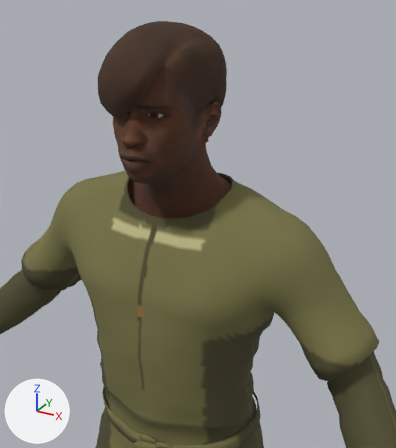
What one commit did to the glTF model apps/client/src/props/art-study/source-tavin/tavin-field-tunic-motion.glb.
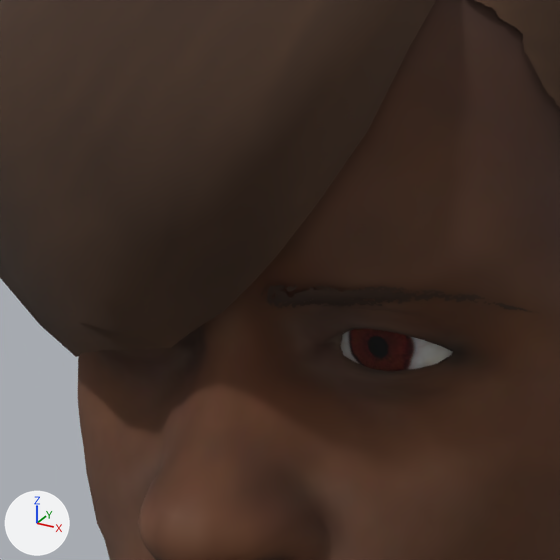
Each version appears first from a camera (50 mm lens) standing at (0.499, -0.722, 1.907) and looking at (0.119, -0.032, 1.562), and next in a close-up on the part from 26% to 45% of the width and 15% to 32% of the height. The axes (+X, +Y, +Z) are drawn at lower left. The lights are the same throughout. The first two pictures are the older version. Where no turn or scale is listed for an object, it has been applied to the vertices.

Objects in the first close-up: 'Tavin Vale field-tunic', 'Tavin Vale field-tunic.eyebrow001', 'Tavin Vale field-tunic.low-poly', 'Tavin Vale field-tunic.short03'.
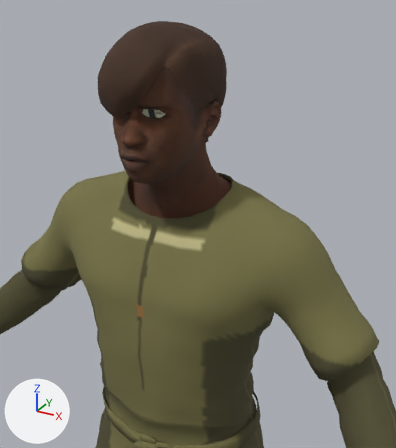
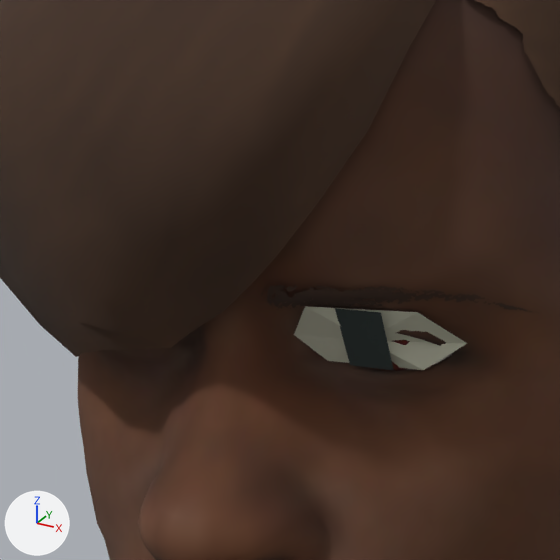
Diff of the bpy script that builds the scene:
```diff
--- a/apps/client/src/props/art-study/source-tavin/tavin-field-tunic-motion.glb.py
+++ b/apps/client/src/props/art-study/source-tavin/tavin-field-tunic-motion.glb.py
@@ mat_tavin_vale_eye_accents_palette @@
+mat_tavin_vale_eye_accents_palette = bpy.data.materials.new('Tavin Vale eye accents palette')
+mat_tavin_vale_eye_accents_palette.use_nodes = True; mat_tavin_vale_eye_accents_palette.node_tree.nodes.clear()
+_N = mat_tavin_vale_eye_accents_palette.node_tree.nodes; _L = mat_tavin_vale_eye_accents_palette.node_tree.links
+n0 = _N.new('ShaderNodeBsdfPrincipled'); n0.name = 'Principled BSDF'
+n0.inputs[2].default_value = 0.9  # 'Roughness'
+n1 = _N.new('ShaderNodeOutputMaterial'); n1.name = 'Material Output'
+n2 = _N.new('ShaderNodeVertexColor'); n2.name = 'Color Attribute'
+_L.new(n0.outputs[0], n1.inputs[0])  # 'BSDF' to 'Surface'
+_L.new(n2.outputs[0], n0.inputs[0])  # 'Color' to 'Base Color'
@@ me_tavin_vale_eye_accents @@
+me_tavin_vale_eye_accents.from_pydata(...)  # 24 vertices, 20 faces; spans x -0.0506..0.0506, y -0.1637..-0.1484, z 1.7053..1.7182
+me_tavin_vale_eye_accents.materials.append(mat_tavin_vale_eye_accents_palette)
@@ ob_tavin_vale_eye_accents @@
+ob_tavin_vale_eye_accents = bpy.data.objects.new('Tavin Vale eye accents', me_tavin_vale_eye_accents)
+ob_tavin_vale_eye_accents.location = (-0.0003, 0.1388, 0.0124)
```

Location of each change, (x1, y1, x2, y2) in pixels of the close-ups (560 x 560 px):
'Tavin Vale eye accents', added: after (294, 306, 467, 370)
'Tavin Vale field-tunic.low-poly', unchanged, covered by the edit: before (341, 329, 453, 371); after (368, 340, 452, 371)
